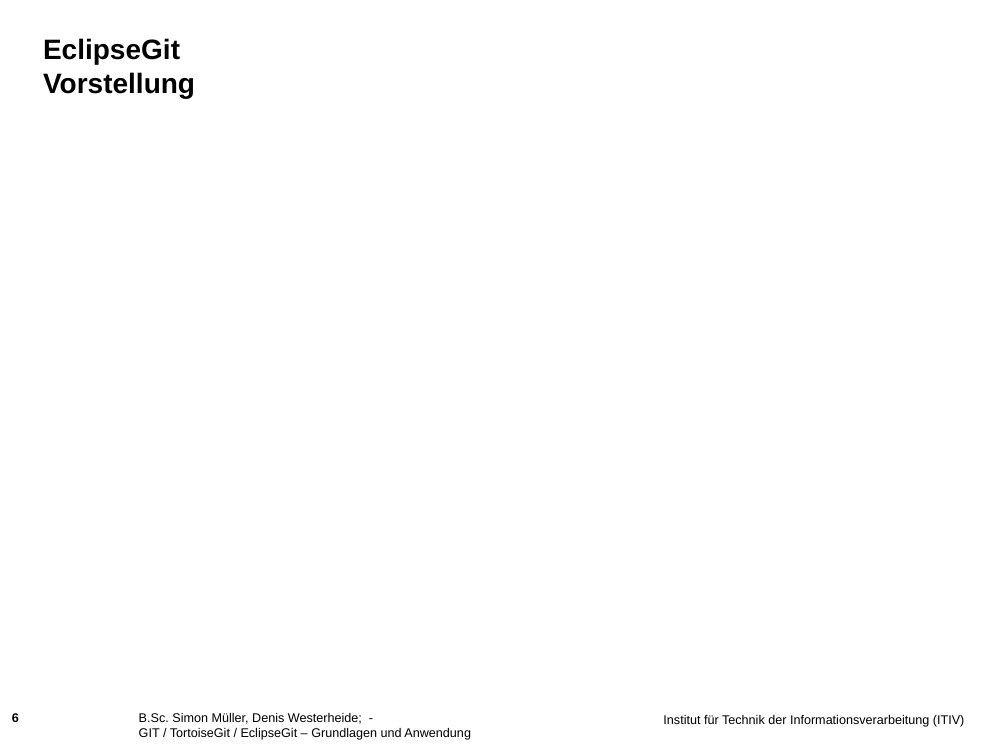
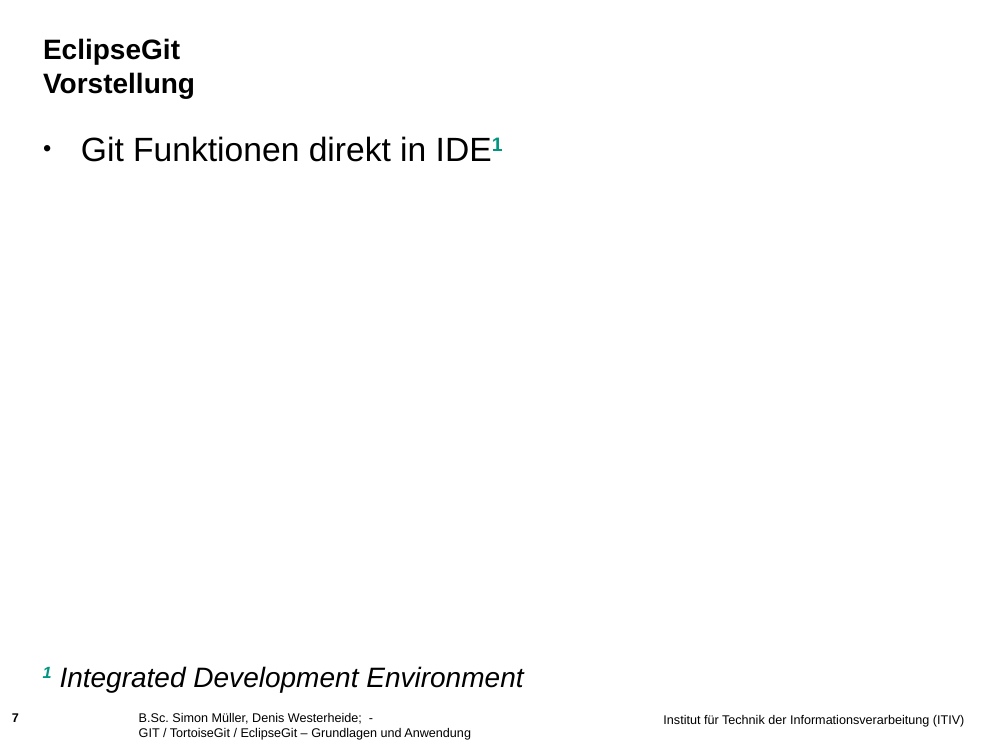
Before and after one commit to muellesi/PSE_2018, a slide deck: slide 7 of Präsentation/Denis/Praesentationsfolien_Denis.ppt (slide 6 before the commit). Drawn at 1008x756 pixels with LibreOffice and Linux fonts; fonts in the diff are those of the drawing; background and template pictures are left out. Boxes give left, top, right and bottom in pixels: in the first picture for what was removed or moved away, otherwise in the second. Text is boxed around its words. In the diff, an @@ line names an element or a change of style, - is before the commit and + after.

```diff
--- a/Präsentation/Denis/Praesentationsfolien_Denis.ppt
+++ b/Präsentation/Denis/Praesentationsfolien_Denis.ppt
@@ text added at [81, 136, 426, 162], 24 pt, text #000000 @@
+• Git Funktionen direkt in IDE1
@@ text added at [43, 666, 523, 692], 20 pt, text #000000, italic @@
+1 Integrated Development Environment
@@ page number at [12, 713, 19, 722]: text changed @@
-6
+7
```
Also in this commit, not shown: 5 other slides changed, 1 slide added.
